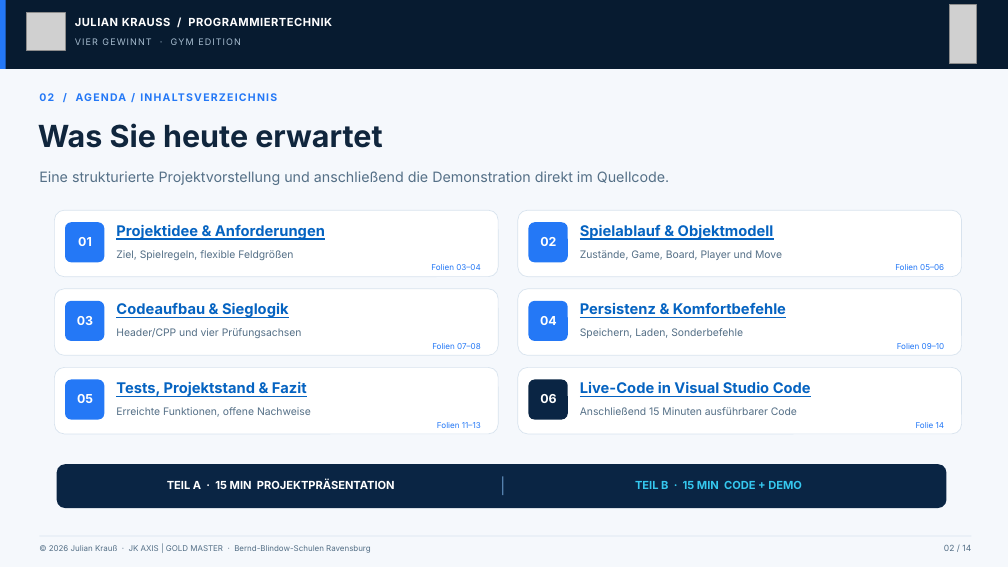
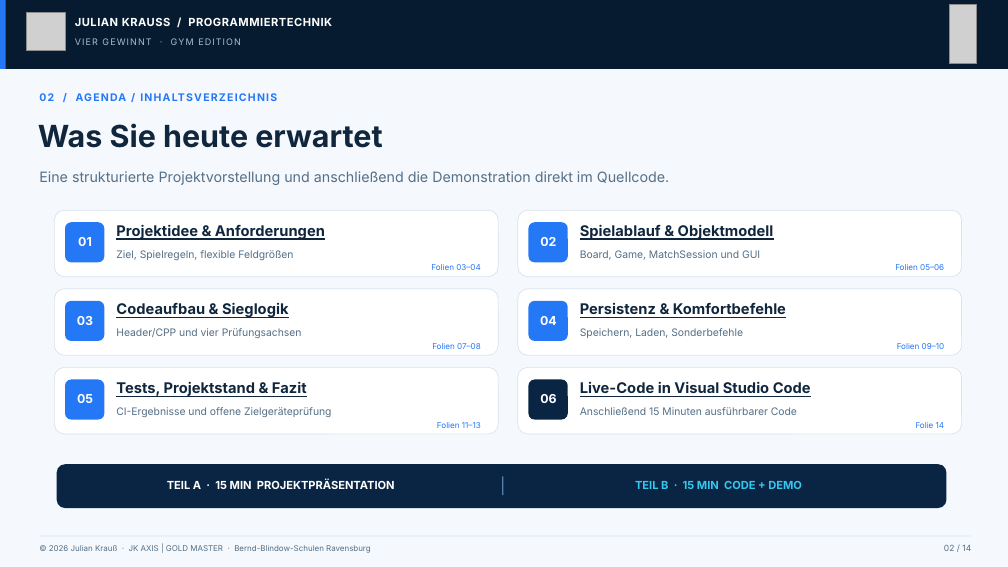
Before and after one commit to Julik527/vier-gewinnt-gym-edition-cpp, a slide deck: slide 2 of praesentation/Vier_Gewinnt_Praesentation_FINAL.pptx. Drawn at 1008x567 pixels with LibreOffice and Linux fonts; fonts in the diff are those of the drawing; grey boxes stand for pictures. Boxes give left, top, right and bottom in pixels: in the first picture for what was removed or moved away, otherwise in the second. Text is boxed around its words. In the diff, an @@ line names an element or a change of style, - is before the commit and + after.

```diff
--- a/praesentation/Vier_Gewinnt_Praesentation_FINAL.pptx
+++ b/praesentation/Vier_Gewinnt_Praesentation_FINAL.pptx
@@ text at (580,250,760,260): text changed @@
-Zustände, Game, Board, Player und Move
+Board, Game, MatchSession und GUI
@@ text colour #0563C1 to #10263D in 6 elements at (116,225,325,240), (580,223,774,240), (116,302,289,318), (580,302,786,318), (116,382,307,397), (580,382,811,397) @@
@@ text at (116,407,332,417): text changed @@
-Erreichte Funktionen, offene Nachweise
+CI-Ergebnisse und offene Zielgeräteprüfung
```
Also in this commit, not shown: 16 other slides changed, 33 other files.
